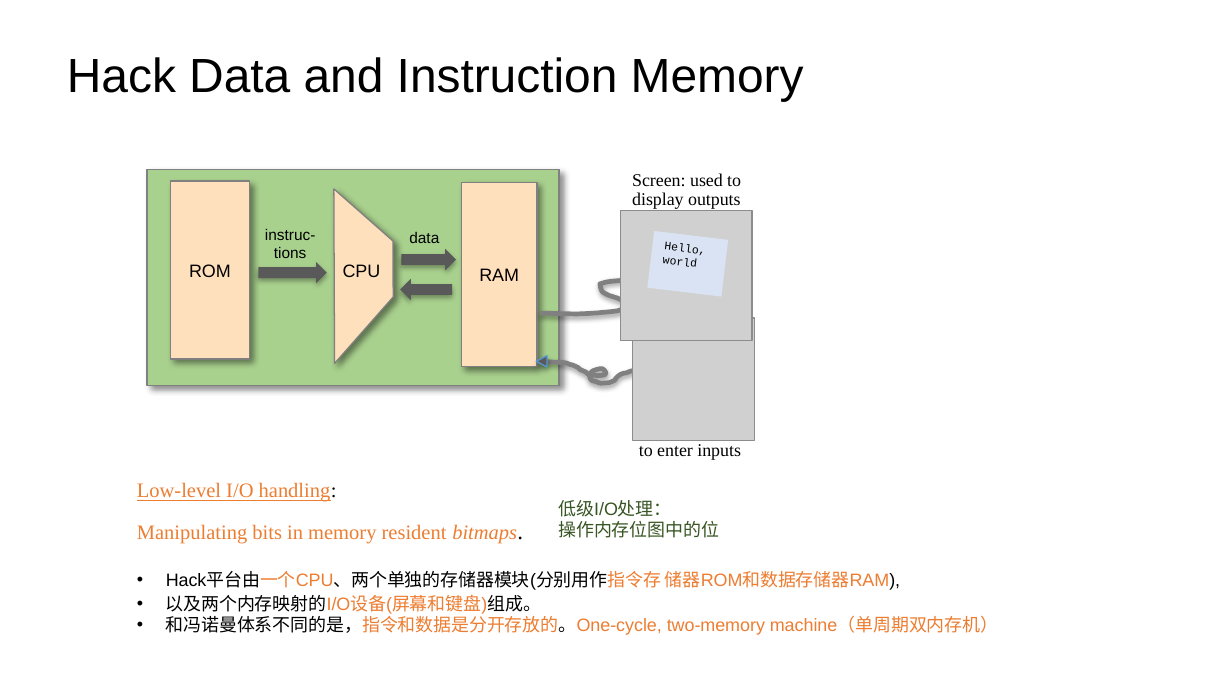
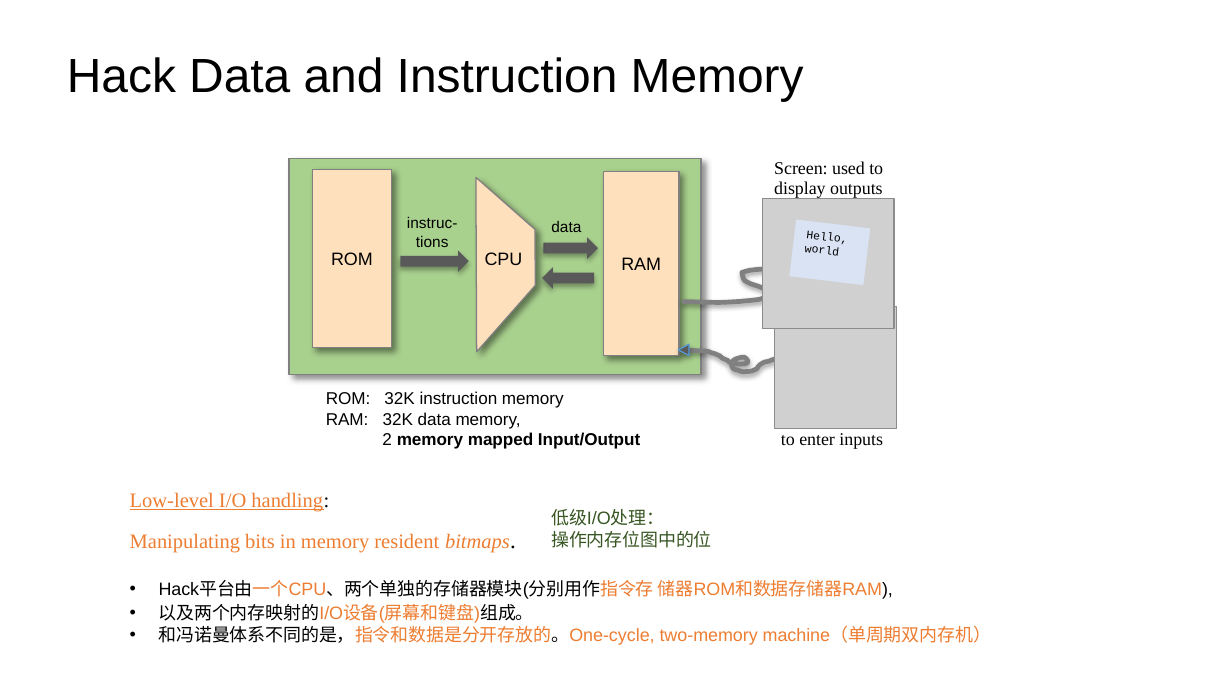
Before and after one commit to vcboy1/Leeds, a slide deck: slide 34 of 26fall/1860/Lecture/All HDL.pptx. Drawn at 1232x693 pixels with LibreOffice and Linux fonts; fonts in the diff are those of the drawing; grey boxes stand for pictures; background and template pictures are left out. Boxes give left, top, right and bottom in pixels: in the first picture for what was removed or moved away, otherwise in the second. Text is boxed around its words. In the diff, an @@ line names an element or a change of style, - is before the commit and + after.

```diff
--- a/26fall/1860/Lecture/All HDL.pptx
+++ b/26fall/1860/Lecture/All HDL.pptx
@@ 2 texts, 1 diag stripe, 1 flow chart extract, 1 rectangle: place and size @@
-2 texts, 1 diag stripe, 1 flow chart extract, 1 rectangle at (147, 170, 741, 386)
+2 texts, 1 diag stripe, 1 flow chart extract, 1 rectangle at (290, 158, 883, 373)
@@ picture: place and size @@
-picture at (620, 211, 752, 341)
+picture at (763, 198, 894, 329)
@@ 3 rectangles, 3 texts, 3 right arrows, 2 freeform shapes, 1 picture, 1 flow chart extract: place and size @@
-3 rectangles, 3 texts, 3 right arrows, 2 freeform shapes, 1 picture, 1 flow chart extract at (170, 181, 754, 460)
+3 rectangles, 3 texts, 3 right arrows, 2 freeform shapes, 1 picture, 1 flow chart extract at (312, 170, 896, 449)
@@ text added at (326, 391, 640, 449), 10 pt, text #000000 @@
+ROM: 32K instruction memory
+RAM: 32K data memory,
+2 memory mapped Input/Output
@@ 3 texts: place and size @@
-3 texts at (137, 482, 998, 635)
+3 texts at (130, 492, 991, 645)
```
Also in this commit, not shown: 3 other slides changed, 1 slide added, 6 other files.
